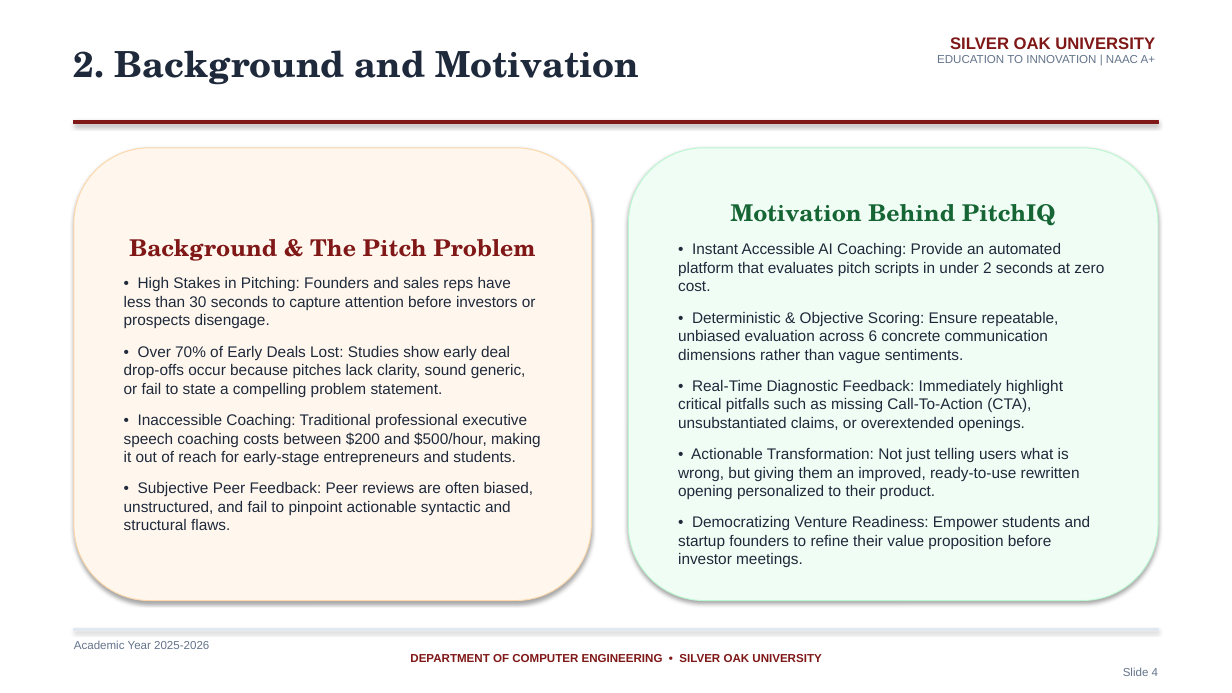
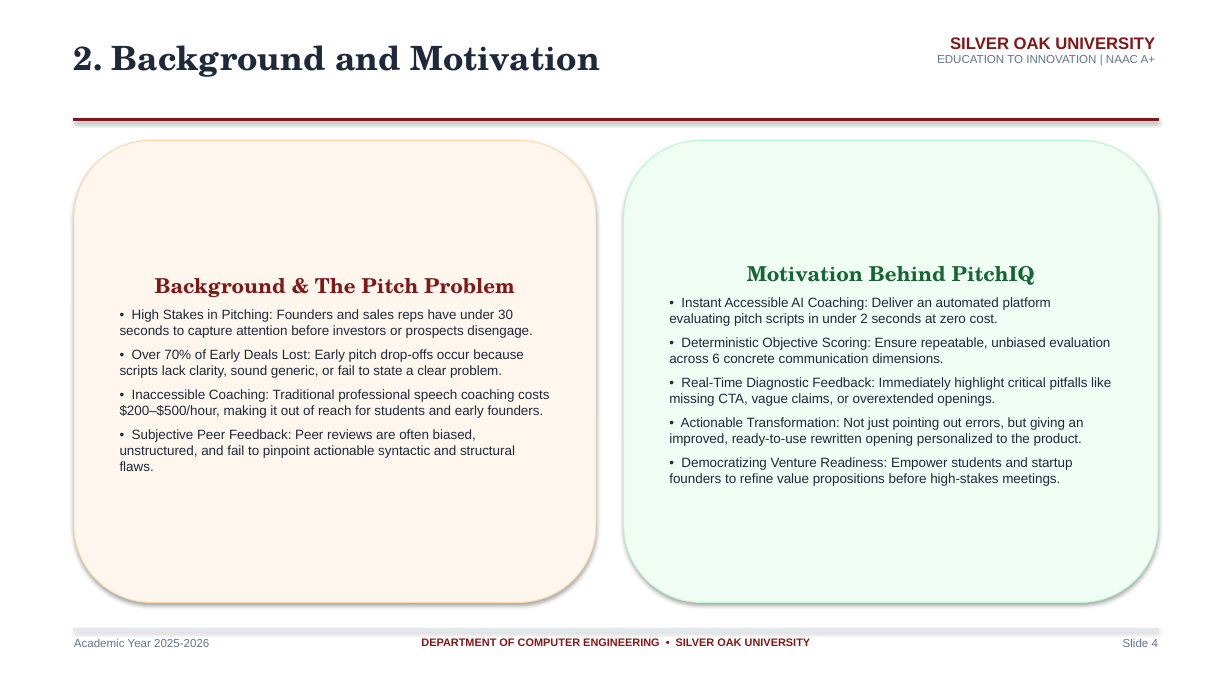
Before and after one commit to PARTHBAVALIYA/pitchiq, a slide deck: slide 4 of PitchIQ_SilverOak_Presentation.pptx. Drawn at 1232x693 pixels with LibreOffice and Linux fonts; fonts in the diff are those of the drawing. Boxes give left, top, right and bottom in pixels: in the first picture for what was removed or moved away, otherwise in the second. Text is boxed around its words. In the diff, an @@ line names an element or a change of style, - is before the commit and + after.

Commit message:
Fix slide formatting, card padding, and box boundaries in PPT

```diff
--- a/PitchIQ_SilverOak_Presentation.pptx
+++ b/PitchIQ_SilverOak_Presentation.pptx
@@ text "2. Background and Motivation" at (74,45,599,77): size 28 to 26 pt @@
@@ rounded rectangle "Background & The Pitch Problem": place and size @@
-rounded rectangle "Background & The Pitch Problem" at (74,148,592,601)
+rounded rectangle "Background & The Pitch Problem" at (74,140,596,603)
@@ rounded rectangle "Motivation Behind PitchIQ": place and size @@
-rounded rectangle "Motivation Behind PitchIQ" at (628,148,1158,601)
+rounded rectangle "Motivation Behind PitchIQ" at (624,140,1158,603)
@@ text in rounded rectangle at (747,266,1035,285): size 18 to 16 pt in "Motivation Behind PitchIQ" @@
@@ text in rounded rectangle at (120,278,515,471): size 18 to 16 pt in "Background & The Pitch Problem"; size 12 to 10.5 pt in "• Subjective Peer Feedback: Peer reviews are ..."; less space between paragraphs @@
@@ text in rounded rectangle at (669,297,1111,486): text changed; size 12 to 10.5 pt @@
-• Instant Accessible AI Coaching: Provide an automated platform that evaluates pitch scripts in under 2 seconds at zero cost.
-• Deterministic & Objective Scoring: Ensure repeatable, unbiased evaluation across 6 concrete communication dimensions rather than vague sentiments.
-• Real-Time Diagnostic Feedback: Immediately highlight critical pitfalls such as missing Call-To-Action (CTA), unsubstantiated claims, or overextended openings.
-• Actionable Transformation: Not just telling users what is wrong, but giving them an improved, ready-to-use rewritten opening personalized to their product.
-• Democratizing Venture Readiness: Empower students and startup founders to refine their value proposition before investor meetings.
+• Instant Accessible AI Coaching: Deliver an automated platform evaluating pitch scripts in under 2 seconds at zero cost.
+• Deterministic Objective Scoring: Ensure repeatable, unbiased evaluation across 6 concrete communication dimensions.
+• Real-Time Diagnostic Feedback: Immediately highlight critical pitfalls like missing CTA, vague claims, or overextended openings.
+• Actionable Transformation: Not just pointing out errors, but giving an improved, ready-to-use rewritten opening personalized to the product.
+• Democratizing Venture Readiness: Empower students and startup founders to refine value propositions before high-stakes meetings.
@@ text in rounded rectangle at (120,309,549,418): text changed; size 12 to 10.5 pt @@
-• High Stakes in Pitching: Founders and sales reps have less than 30 seconds to capture attention before investors or prospects disengage.
-• Over 70% of Early Deals Lost: Studies show early deal drop-offs occur because pitches lack clarity, sound generic, or fail to state a compelling problem statement.
-• Inaccessible Coaching: Traditional professional executive speech coaching costs between $200 and $500/hour, making it out of reach for early-stage entrepreneurs and students.
+• High Stakes in Pitching: Founders and sales reps have under 30 seconds to capture attention before investors or prospects disengage.
+• Over 70% of Early Deals Lost: Early pitch drop-offs occur because scripts lack clarity, sound generic, or fail to state a clear problem.
+• Inaccessible Coaching: Traditional professional speech coaching costs $200–$500/hour, making it out of reach for students and early founders.
@@ text at (410,654,1158,676): paragraphs removed @@
-DEPARTMENT OF COMPUTER ENGINEERING • SILVER OAK UNIVERSITY
-Slide 4
@@ text added at (421,638,811,649), 8.5 pt, text #801818, bold @@
+DEPARTMENT OF COMPUTER ENGINEERING • SILVER OAK UNIVERSITY
@@ text added at (1123,638,1158,647), 9 pt, text #64748B @@
+Slide 4
```
Also in this commit, not shown: 13 other slides changed.
